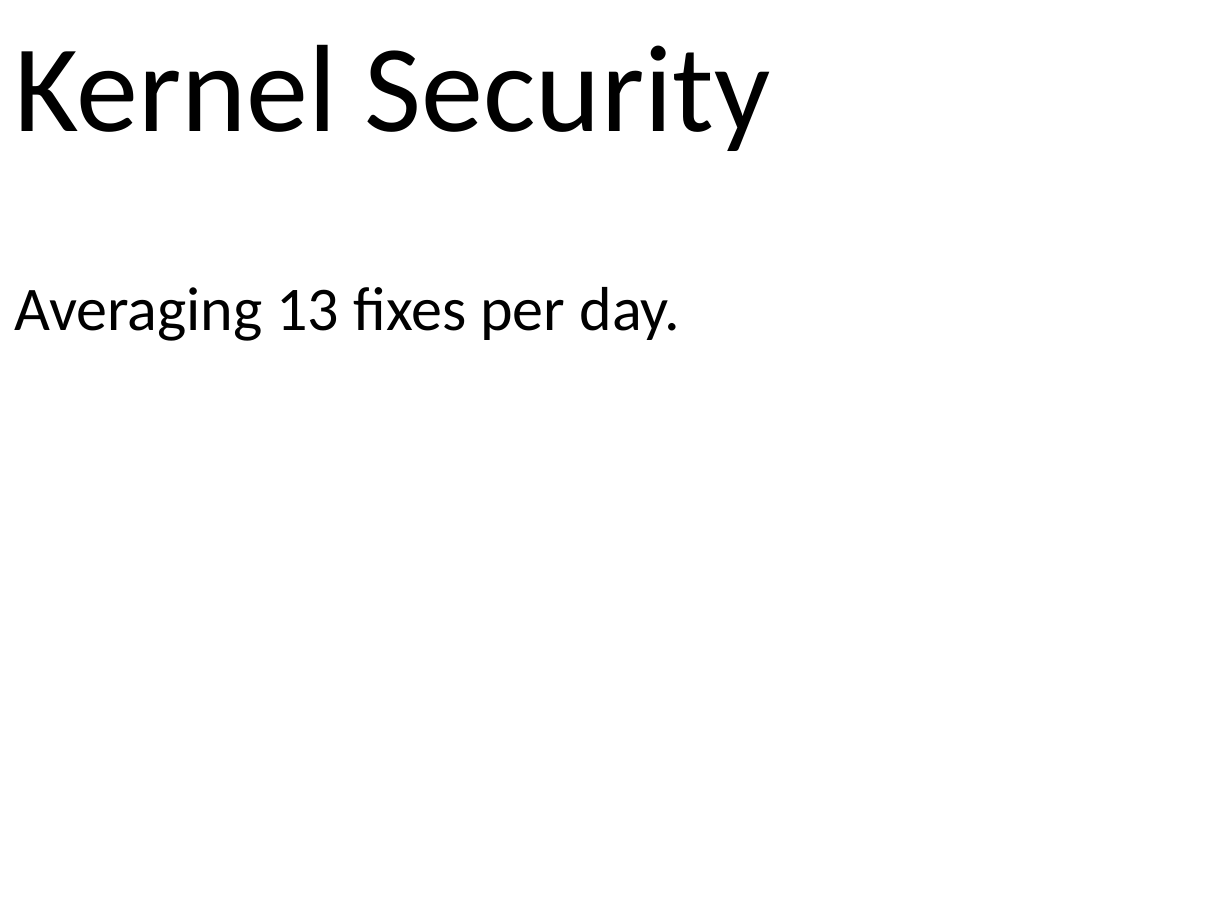
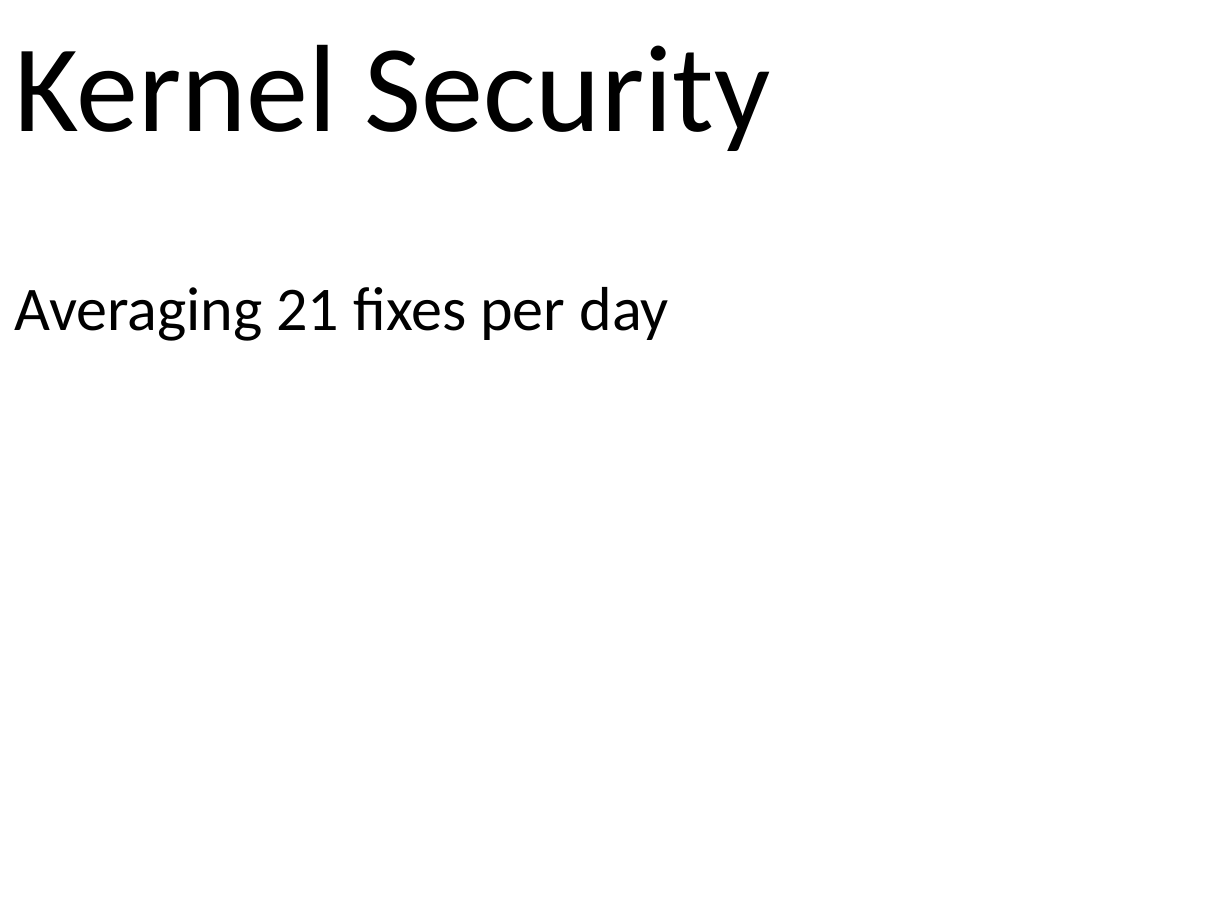
Before and after one commit to gregkh/kernel-development, a slide deck: slide 36 of kernel-development.odp (slide 37 before the commit). Drawn at 1232x924 pixels with LibreOffice and Linux fonts; fonts in the diff are those of the drawing. Boxes give left, top, right and bottom in pixels: in the first picture for what was removed or moved away, otherwise in the second. Text is boxed around its words. In the diff, an @@ line names an element or a change of style, - is before the commit and + after.

```diff
--- a/kernel-development.odp
+++ b/kernel-development.odp
@@ text at (14, 287, 668, 341): text changed @@
-Averaging 13 fixes per day.
+Averaging 21 fixes per day
```
Also in this commit, not shown: 7 other slides changed, 1 slide removed.
